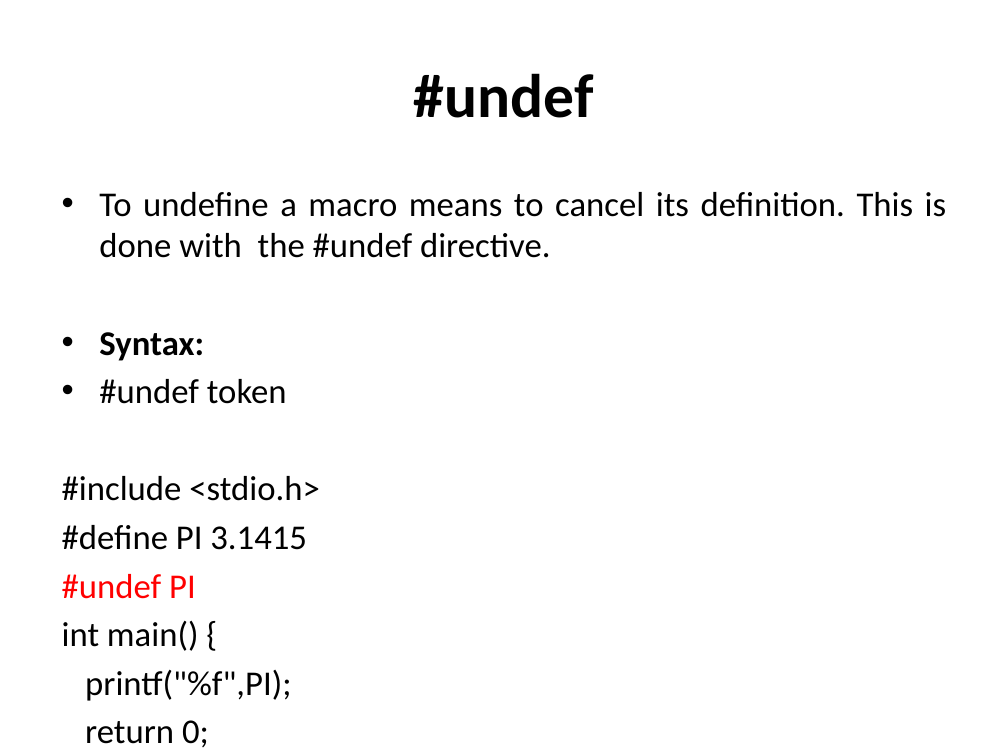
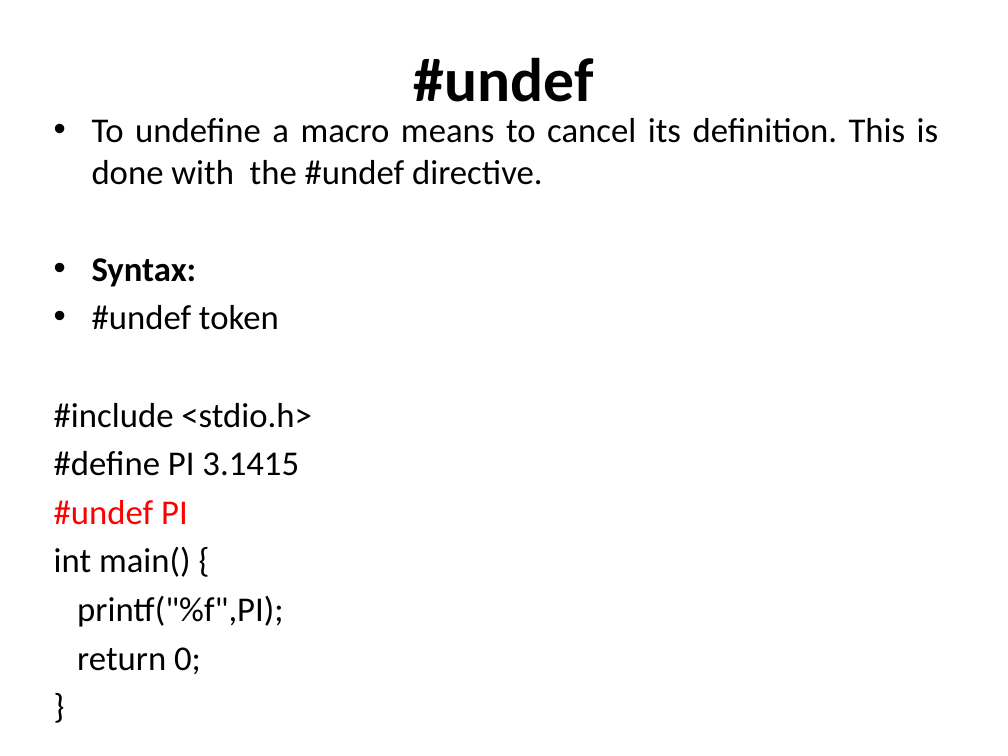
Before and after one commit to PrashanthSingaravelan/winter_semester, a slide deck: slide 23 of CSE2010 Advanced C programming/Reference Materials/20_Preprocessor Directives.pptx. Drawn at 1008x756 pixels with LibreOffice and Linux fonts; fonts in the diff are those of the drawing. Boxes give left, top, right and bottom in pixels: in the first picture for what was removed or moved away, otherwise in the second. Text is boxed around its words. In the diff, an @@ line names an element or a change of style, - is before the commit and + after.

```diff
--- a/CSE2010 Advanced C programming/Reference Materials/20_Preprocessor Directives.pptx
+++ b/CSE2010 Advanced C programming/Reference Materials/20_Preprocessor Directives.pptx
@@ title "#undef": place and size @@
-title "#undef" at <box>414,73,594,118</box>
+title "#undef" at <box>414,57,594,102</box>
@@ text "To undefine a macro means ..." rewrapped from <box>62,192,947,744</box> to <box>54,118,939,627</box> @@
```
Also in this commit, not shown: 2 other slides changed, 8 other files.
